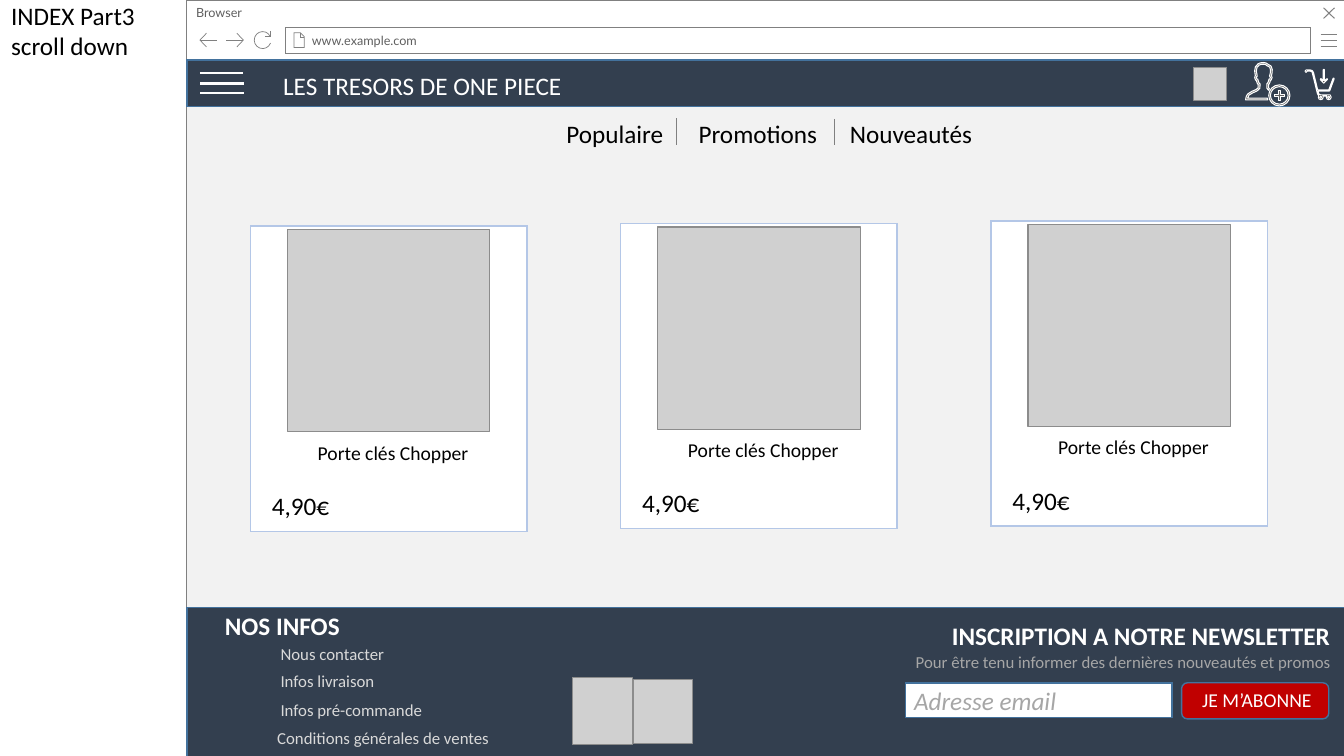
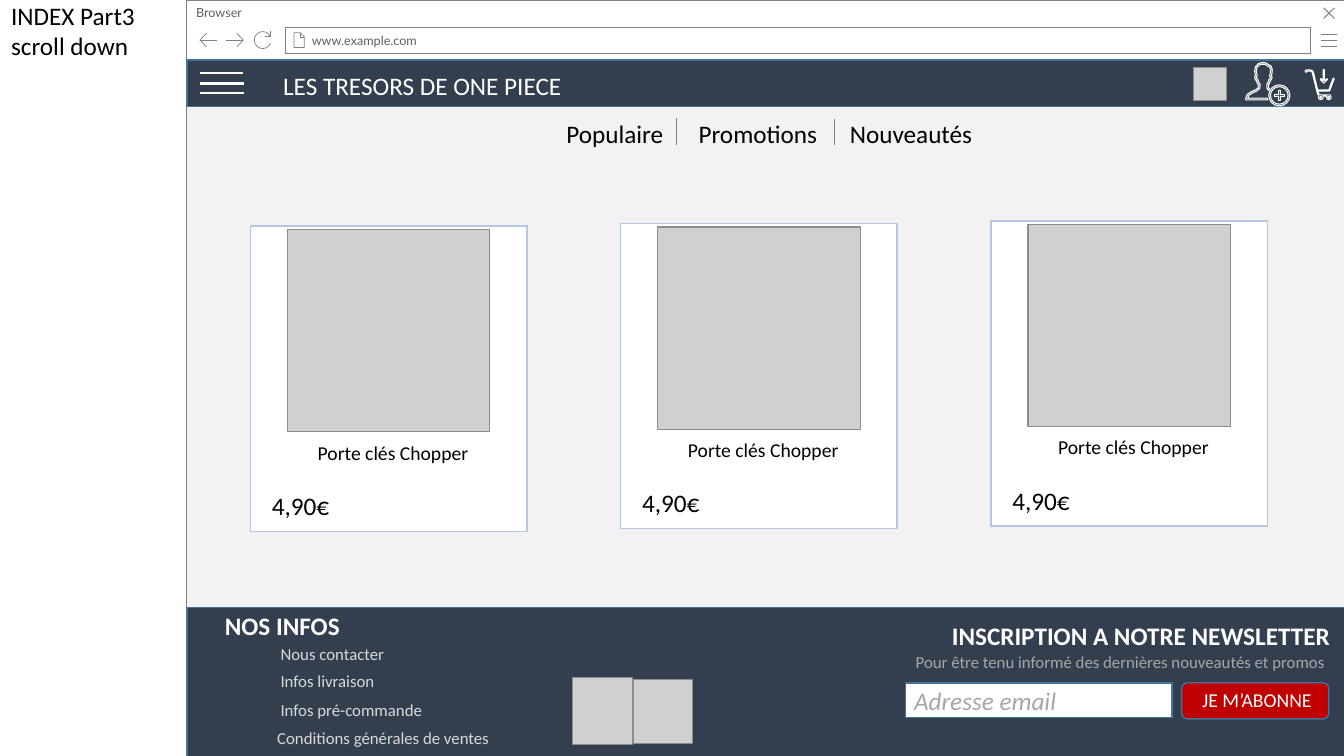
Before and after one commit to gui-lef/Groupe6, a slide deck: slide 4 of ProjetStage/MaquetteProjetStage.pptx. Drawn at 1344x756 pixels with LibreOffice and Linux fonts; fonts in the diff are those of the drawing; grey boxes stand for pictures. Boxes give left, top, right and bottom in pixels: in the first picture for what was removed or moved away, otherwise in the second. Text is boxed around its words. In the diff, an @@ line names an element or a change of style, - is before the commit and + after.

```diff
--- a/ProjetStage/MaquetteProjetStage.pptx
+++ b/ProjetStage/MaquetteProjetStage.pptx
@@ text at (x1=916, y1=656, x2=1324, y2=671): text changed @@
-Pour être tenu informer des dernières nouveautés et promos
+Pour être tenu informé des dernières nouveautés et promos
```
Also in this commit, not shown: 5 other files.
